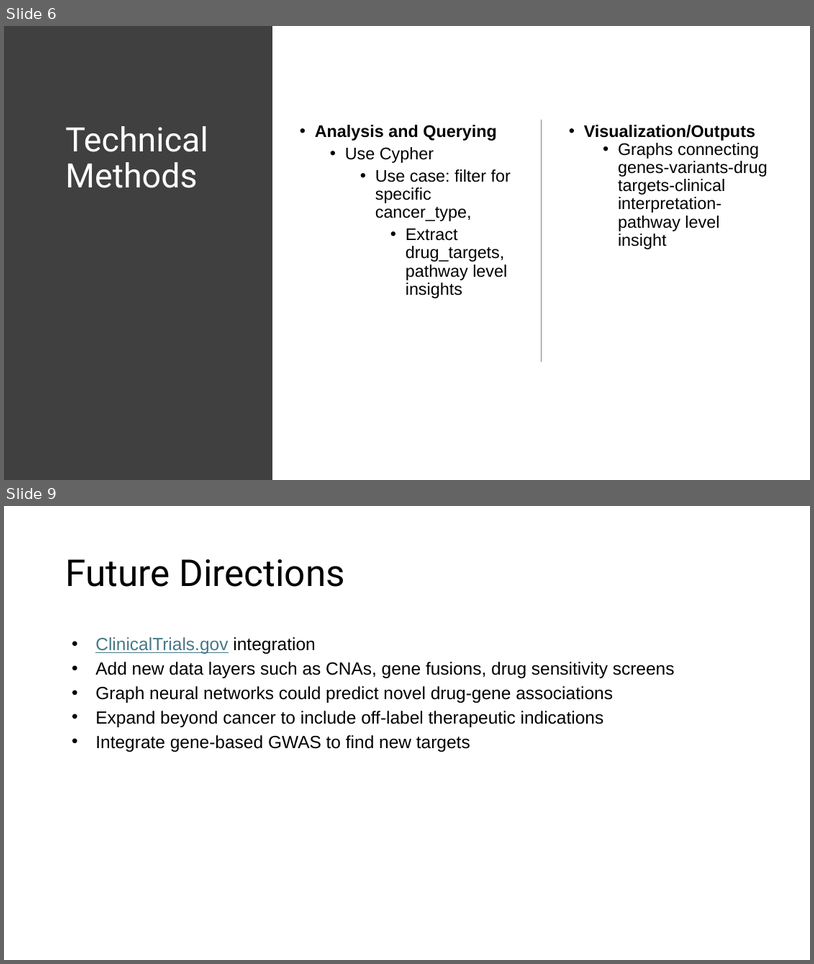
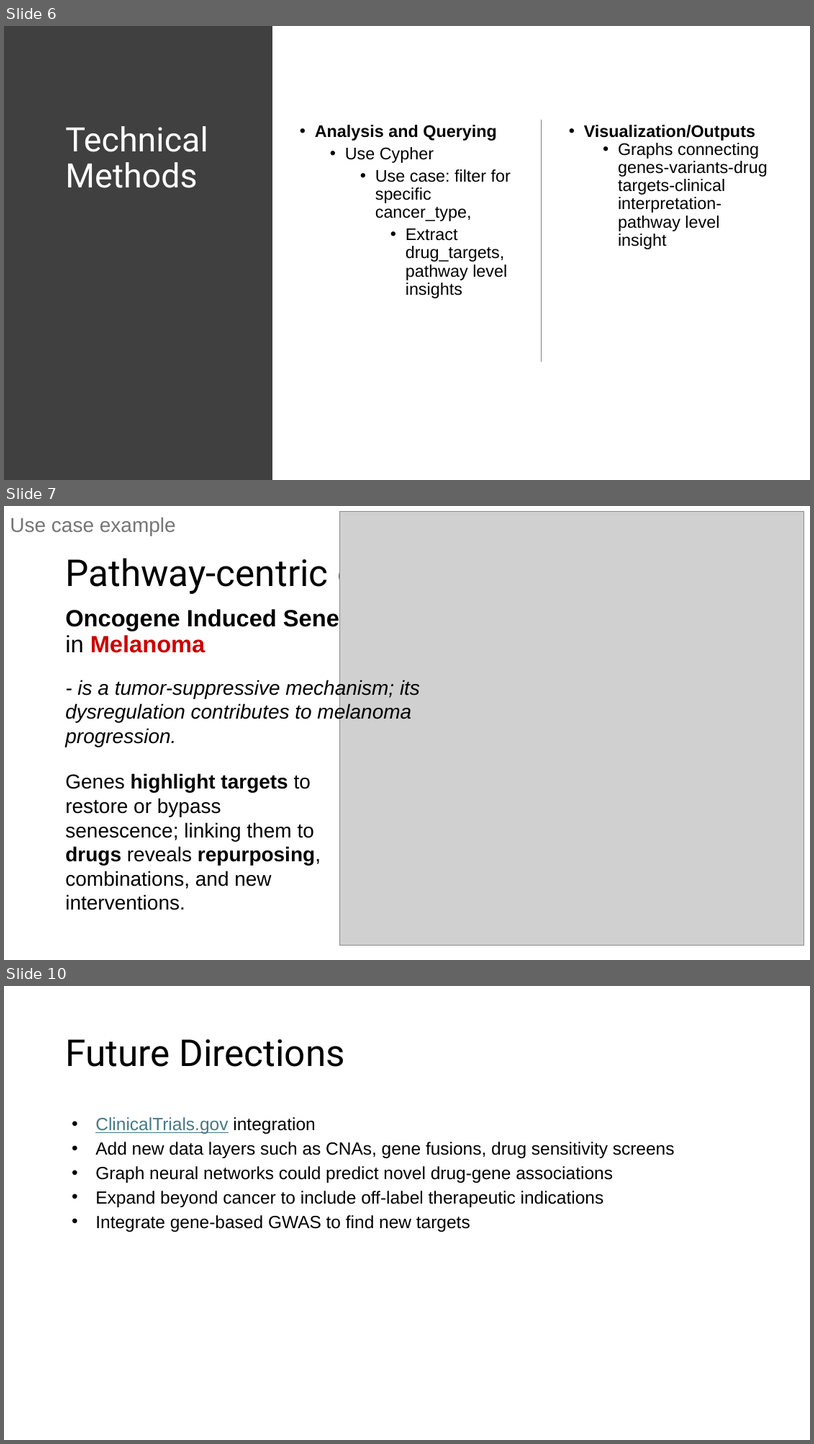
Before and after one commit to collaborativebioinformatics/GeNETwork, a slide deck: Presentation/FinalPresentation_Template.pptx. Shown one above the other, each under a label of ours: slides 6 and 9 before the commit, slides 6, 7 and 10 after it; the slides between them are not shown. The pictures are 814x964 and 814x1444 pixels, drawn with LibreOffice and Linux fonts; fonts in the diff are those of the drawing; grey boxes stand for pictures. Boxes give left, top, right and bottom in pixels: in the first picture for what was removed or moved away, otherwise in the second. Text is boxed around its words. In the diff, an @@ line names an element or a change of style, - is before the commit and + after.

```diff
--- a/Presentation/FinalPresentation_Template.pptx
+++ b/Presentation/FinalPresentation_Template.pptx
@@ slide 7 added at bbox=[4, 506, 810, 960], background #FFFFFF @@
@@ text added at bbox=[10, 517, 176, 536], 24 pt, text #757575 @@
+Use case example
@@ picture added at bbox=[340, 512, 805, 945] @@
@@ title added at bbox=[65, 551, 430, 595], 44 pt, text #000000 @@
+Pathway-centric query
@@ text added at bbox=[65, 608, 419, 653], 28 pt, text #000000, bold @@
+Oncogene Induced Senescence
+in Melanoma
@@ text added at bbox=[65, 679, 420, 746], 24 pt, text #000000, italic @@
+- is a tumor-suppressive mechanism; its dysregulation contributes to melanoma progression.
@@ text added at bbox=[65, 773, 321, 910], 24 pt, text #000000 @@
+Genes highlight targets to restore or bypass senescence; linking them to drugs reveals repurposing, combinations, and new interventions.
@@ what was slide 9 is now slide 10 @@
```
Also in this commit, not shown: 2 slides changed, 1 other slide added, 1 slide removed, 2 other files.
